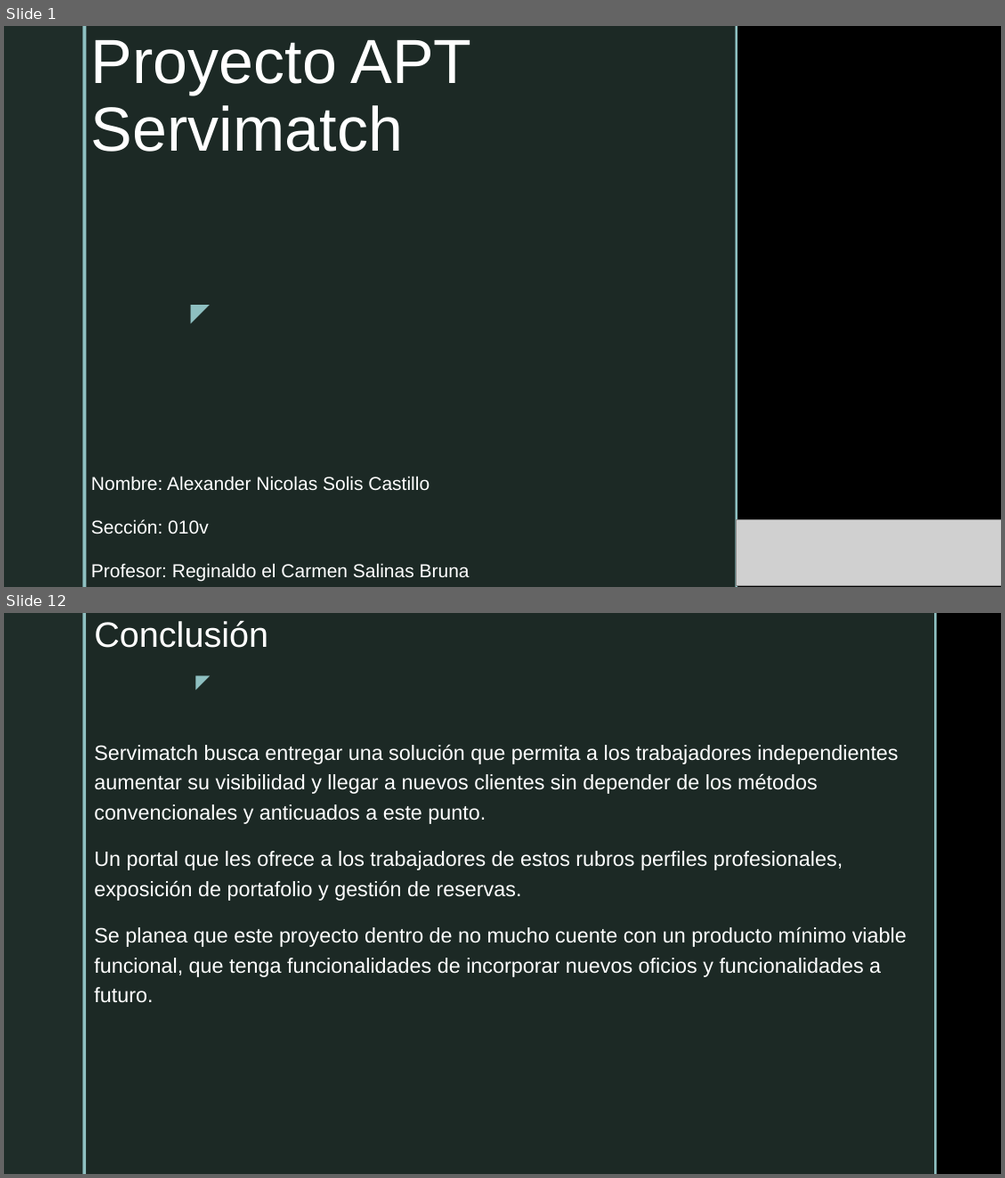
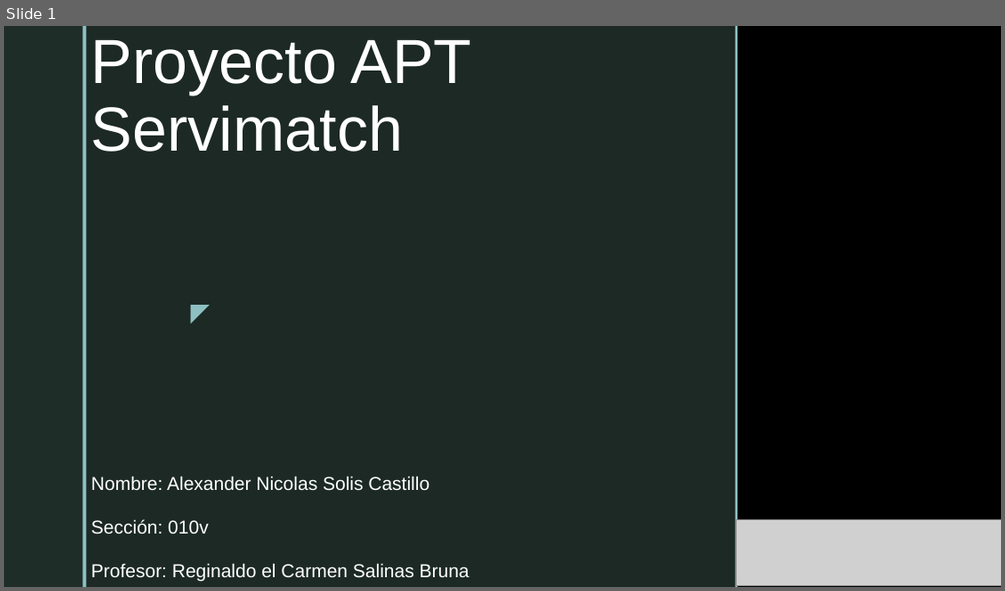
Before and after one commit to AleSolis-Duoc/ProyectoAPT_AS2026, a slide deck: fase2/Proyecto APT2.pptx. Shown one above the other, each under a label of ours: slides 1 and 12 before the commit, slide 1 after it; the slides between them are not shown. The pictures are 1005x1178 and 1005x591 pixels, drawn with LibreOffice and Linux fonts; fonts in the diff are those of the drawing; grey boxes stand for pictures; background and template pictures are left out. Boxes give left, top, right and bottom in pixels: in the first picture for what was removed or moved away, otherwise in the second. Text is boxed around its words. In the diff, an @@ line names an element or a change of style, - is before the commit and + after.

```diff
--- a/fase2/Proyecto APT2.pptx
+++ b/fase2/Proyecto APT2.pptx
@@ slide 12 removed at [4, 613, 1001, 1174], background picture (left out); not listed: 2 template elements that a slide beside it also shows @@
@@ rectangle removed at [86, 613, 934, 1174] @@
@@ title removed at [94, 620, 268, 648] @@
-Conclusión
@@ rectangle removed at [934, 613, 937, 1174] @@
@@ text removed at [184, 666, 217, 695] @@
-◤
@@ text removed at [94, 744, 906, 1003] @@
-Servimatch busca entregar una solución que permita a los trabajadores independientes aumentar su visibilidad y llegar a nuevos clientes sin depender de los métodos convencionales y anticuados a este punto.
-Un portal que les ofrece a los trabajadores de estos rubros perfiles profesionales, exposición de portafolio y gestión de reservas.
-Se planea que este proyecto dentro de no mucho cuente con un producto mínimo viable funcional, que tenga funcionalidades de incorporar nuevos oficios y funcionalidades a futuro.
```
Also in this commit, not shown: 10 slides added, 10 other slides removed, 17 other files.
